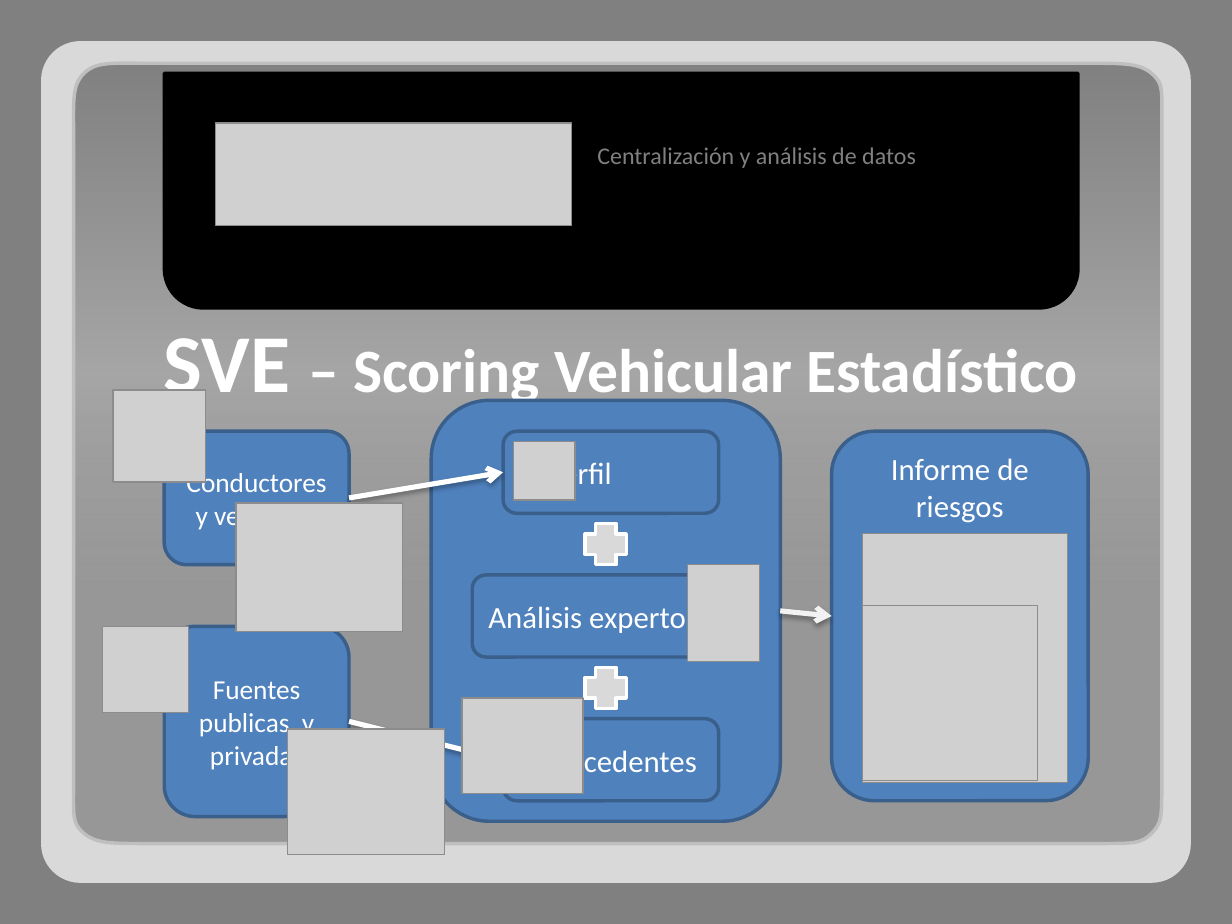
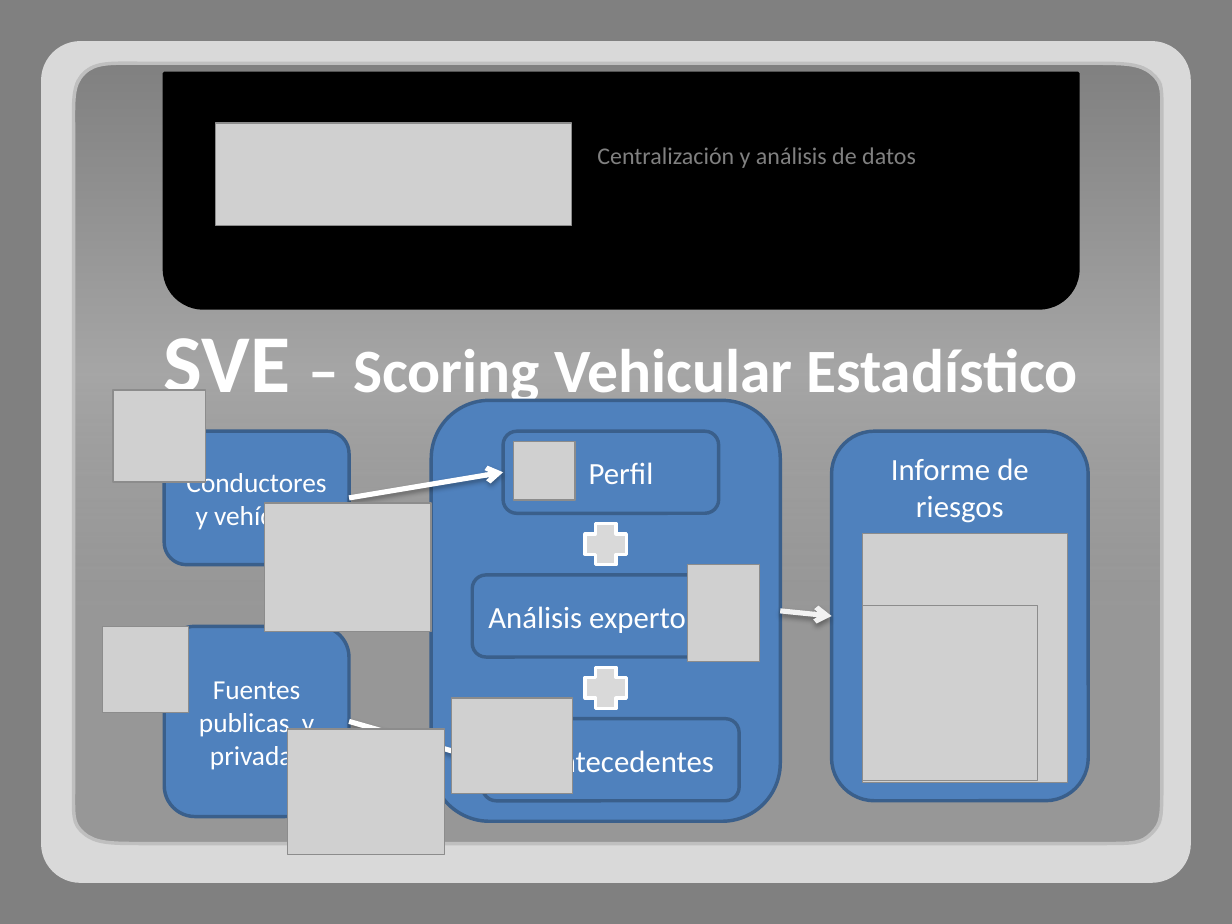
Before and after one commit to adrianachelotti/tallerdesarrollo1ero2011, a slide deck: slide 6 of Presentacion/Comercial/Presentacion Comercial.pptx. Drawn at 1232x924 pixels with LibreOffice and Linux fonts; fonts in the diff are those of the drawing; grey boxes stand for pictures. Boxes give left, top, right and bottom in pixels: in the first picture for what was removed or moved away, otherwise in the second. Text is boxed around its words. In the diff, an @@ line names an element or a change of style, - is before the commit and + after.

```diff
--- a/Presentacion/Comercial/Presentacion Comercial.pptx
+++ b/Presentacion/Comercial/Presentacion Comercial.pptx
@@ picture: place and size @@
-picture at (237,503,403,631)
+picture at (265,503,431,631)
@@ picture: place and size @@
-picture at (462,699,583,795)
+picture at (452,699,573,795)
@@ rounded rectangle "Antecedentes": place and size @@
-rounded rectangle "Antecedentes" at (503,718,718,801)
+rounded rectangle "Antecedentes" at (483,718,739,801)
@@ arrow moved from (349, 722) - (503, 760) to (349, 722) - (483, 760) @@
```
Also in this commit, not shown: 1 other slide changed, 4 slides added.
